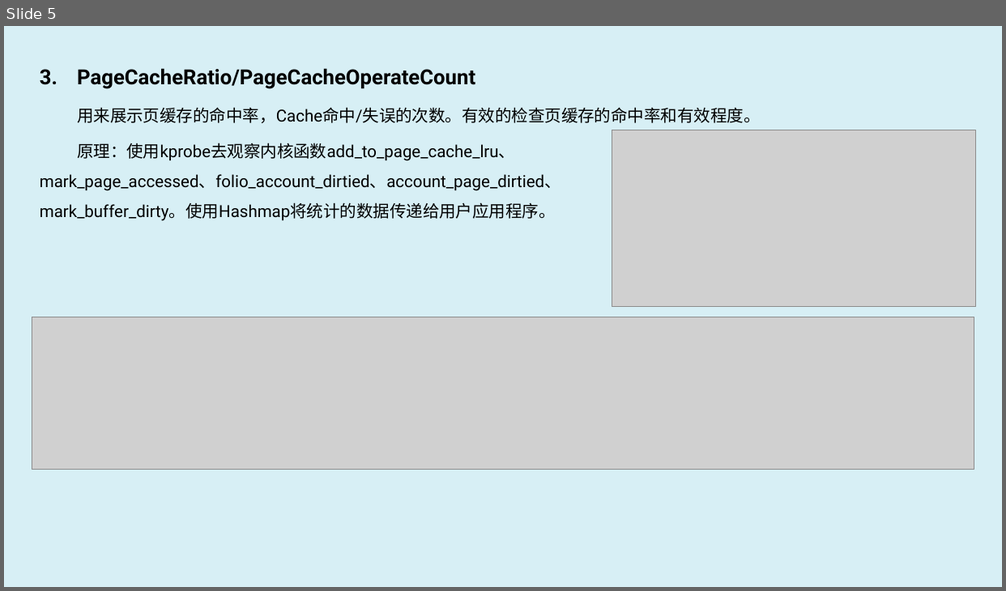
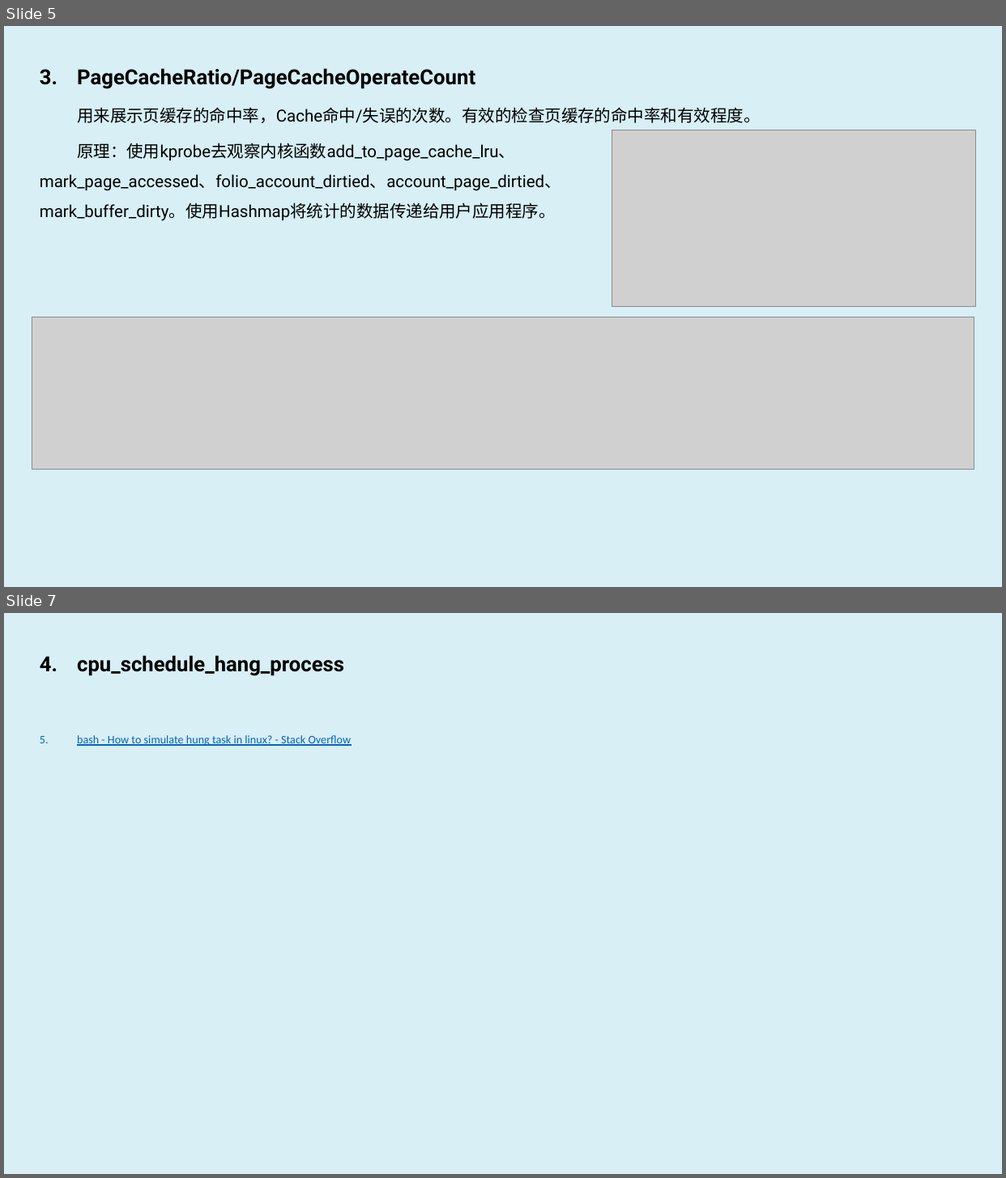
Before and after one commit to luxingwen/x-monitor, a slide deck: doc/x-monitor.eBPF Observe & Profiling.pptx. Shown one above the other, each under a label of ours: slide 5 before the commit, slides 5 and 7 after it; the slides between them are not shown. The pictures are 1006x591 and 1006x1178 pixels, drawn with LibreOffice and Linux fonts; fonts in the diff are those of the drawing; grey boxes stand for pictures. Boxes give left, top, right and bottom in pixels: in the first picture for what was removed or moved away, otherwise in the second. Text is boxed around its words. In the diff, an @@ line names an element or a change of style, - is before the commit and + after.

Commit message:
doc:

```diff
--- a/doc/x-monitor.eBPF Observe & Profiling.pptx
+++ b/doc/x-monitor.eBPF Observe & Profiling.pptx
@@ slide 7 added at bbox=[4, 613, 1002, 1174], background #D7EFF5 @@
@@ text added at bbox=[77, 655, 351, 746], 11 pt, text #0563C1, underline @@
+4. cpu_schedule_hang_process
+5. bash - How to simulate hung task in linux? - Stack Overflow
```
Also in this commit, not shown: 2 slides changed, 1 other slide added.
